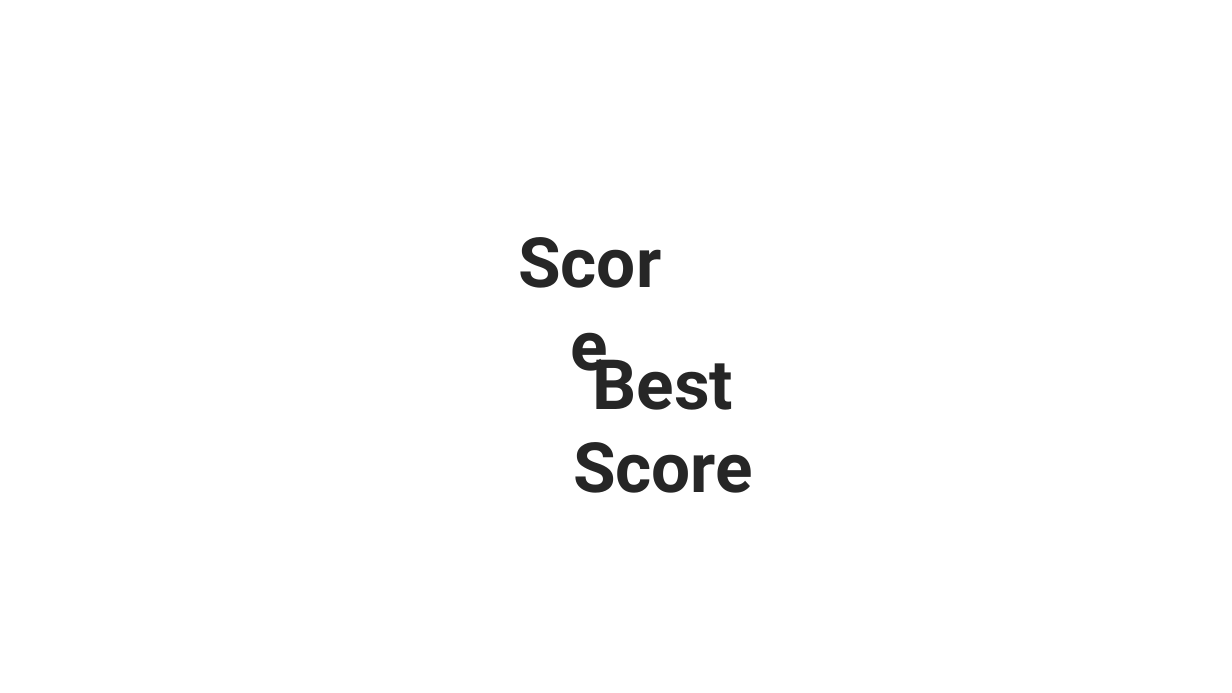
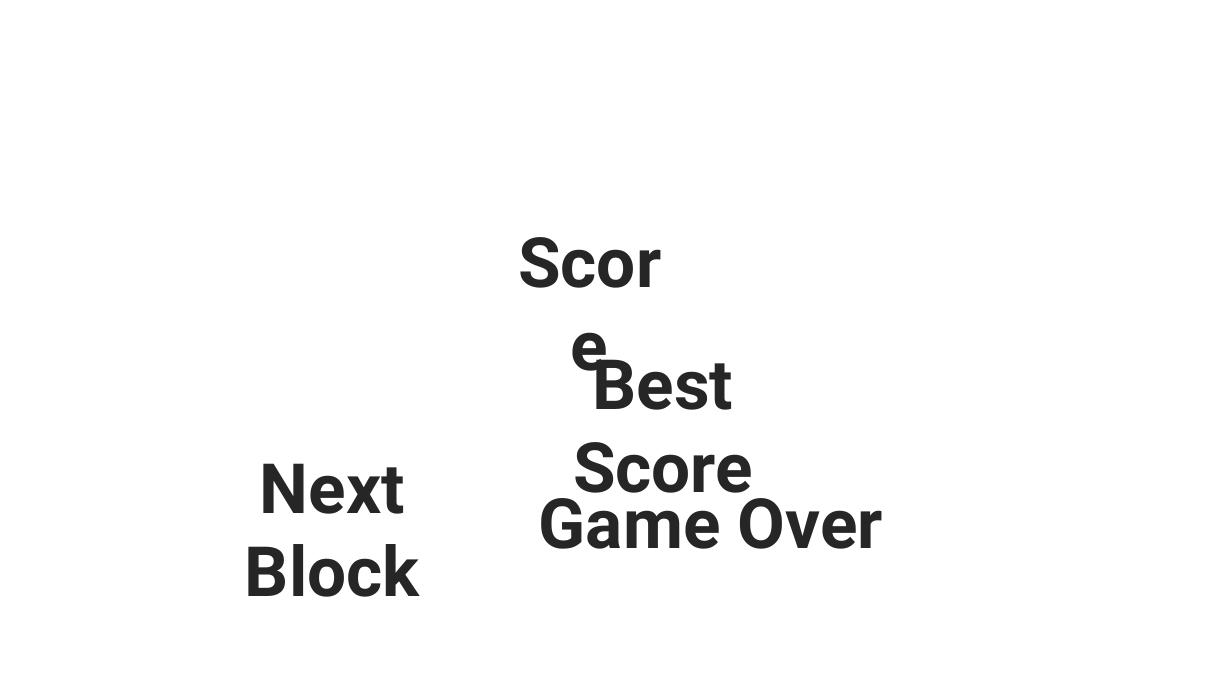
Before and after one commit to SNUGDC/Hextris, a slide deck: slide 18 of Hextris 아트 리소스.pptx. Drawn at 1232x693 pixels with LibreOffice and Linux fonts; fonts in the diff are those of the drawing. Boxes give left, top, right and bottom in pixels: in the first picture for what was removed or moved away, otherwise in the second. Text is boxed around its words. In the diff, an @@ line names an element or a change of style, - is before the commit and + after.

```diff
--- a/Hextris 아트 리소스.pptx
+++ b/Hextris 아트 리소스.pptx
@@ text added at [245,463,420,597], 54 pt, text #262626, bold @@
+Next
+Block
@@ text added at [539,485,883,549], 54 pt, text #262626, bold @@
+Game Over
```
Also in this commit, not shown: 8 other files.
